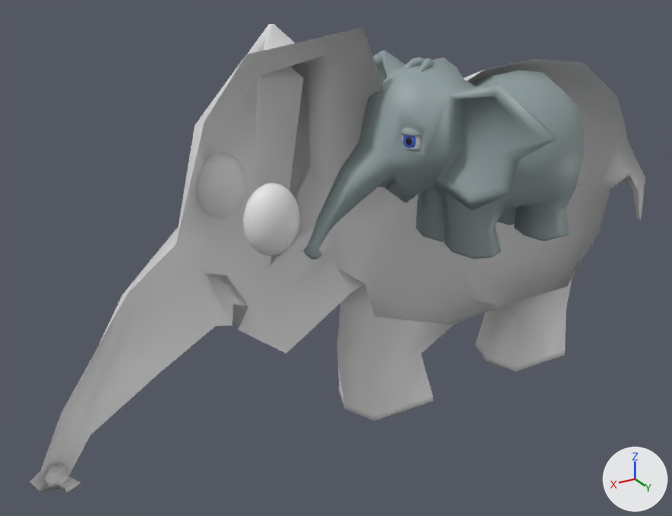
An edit to the glTF model public/models/Ellie.glb, drawn before and after from the same camera.
Both versions are drawn from a 50 mm lens placed at (9.45, 10.79, 5.57), pointed at (2.51, -0.77, -0.21). The lights are fixed; the arrows at lower right show +X, +Y and +Z. The older version comes first. Where no turn or scale is listed for an object, it has been applied to the vertices.

The scene before the commit, as lines of its bpy script (objects in view):
```python
me_cube_001 = bpy.data.meshes.new('Cube.001')
me_cube_001.from_pydata(...)  # 4065 vertices, 8135 faces; spans x -2.37..2.75, y -2.02..2.88, z -1.03..1.93
# faces by material slot: [6215, 1600, 256, 64]
me_cube_001.materials.append(mat_corps)  # grey #8f9ea0
me_cube_001.materials.append(mat_yeux_blanc)  # white #e5e5e5
me_cube_001.materials.append(mat_yeux_couleur)  # blue #4763cc
me_cube_001.materials.append(mat_yeux_pupille)  # black #161616
me_cube_002 = bpy.data.meshes.new('Cube.002')
me_cube_002.from_pydata(...)  # 1174 vertices, 2290 faces; spans x -3.51..7.69, y -3.98..1.06, z -2.93..3.47
ob_elephant = bpy.data.objects.new('Elephant', me_cube_001)
ob_elephant.location = (0.76, -0.43, 1.03)
ob_elephant_modelisation = bpy.data.objects.new('Elephant modelisation', me_cube_002)
ob_elephant_modelisation.location = (0.0, 0.0, 0.0)
```
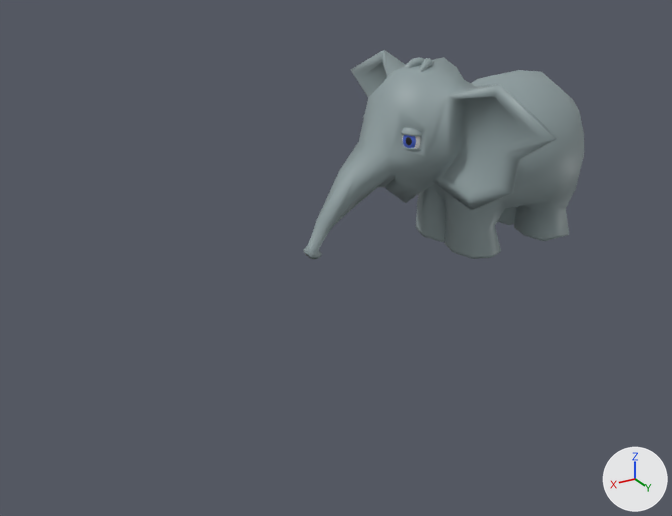
The change in detail:
Object 'Elephant modelisation' (ob_elephant_modelisation) is deleted.

Location of each change, [x1, y1, x2, y2] in pixels of the pictures (672 x 516 px):
'Elephant modelisation', deleted: before [30, 24, 645, 493]
